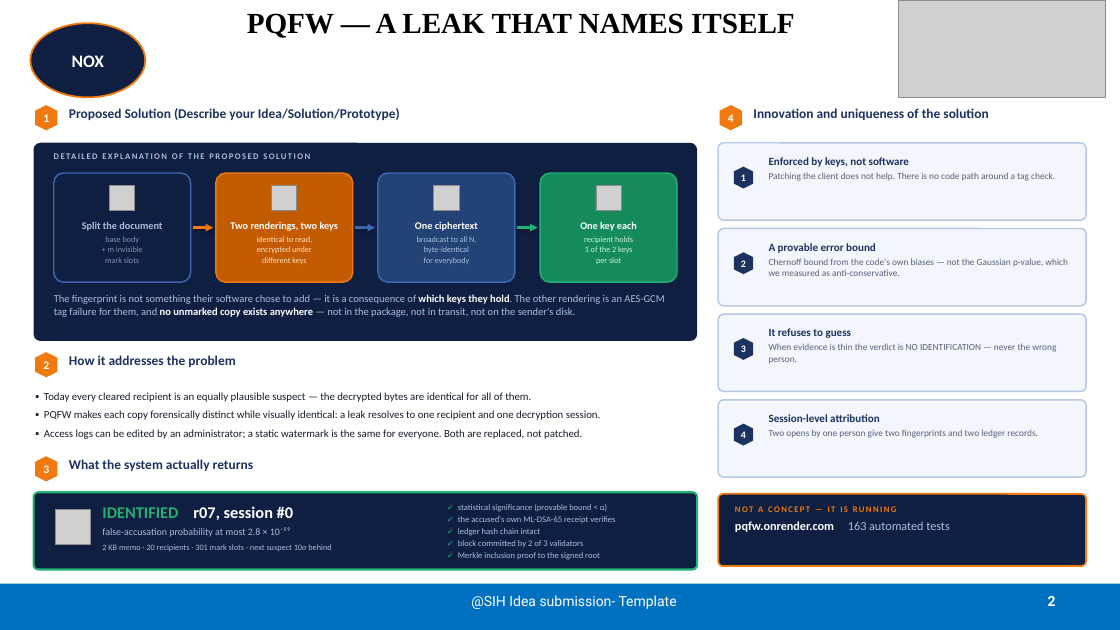
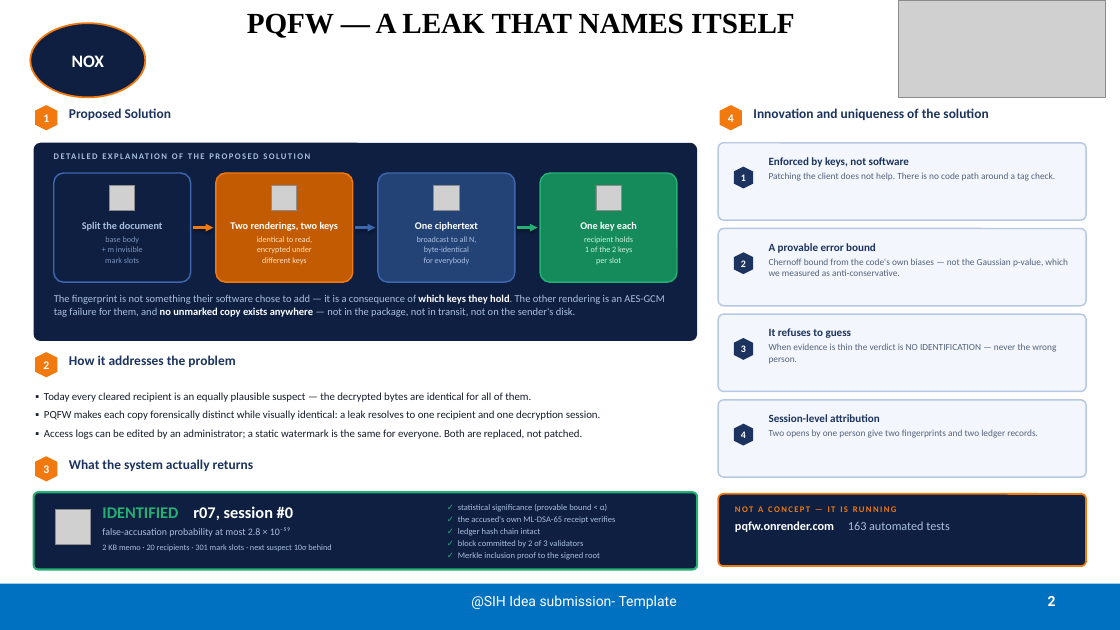
Before and after one commit to DAIMAXKYUREM/pqfw-post-quantum-watermarking, a slide deck: slide 2 of ppt/NOX_SIH2026_PQFW.pptx. Drawn at 1120x630 pixels with LibreOffice and Linux fonts; fonts in the diff are those of the drawing; grey boxes stand for pictures. Boxes give left, top, right and bottom in pixels: in the first picture for what was removed or moved away, otherwise in the second. Text is boxed around its words. In the diff, an @@ line names an element or a change of style, - is before the commit and + after.

```diff
--- a/ppt/NOX_SIH2026_PQFW.pptx
+++ b/ppt/NOX_SIH2026_PQFW.pptx
@@ text at (x1=69, y1=108, x2=171, y2=120): text changed @@
-Proposed Solution (Describe your Idea/Solution/Prototype)
+Proposed Solution
```
Also in this commit, not shown: 1 other file.
